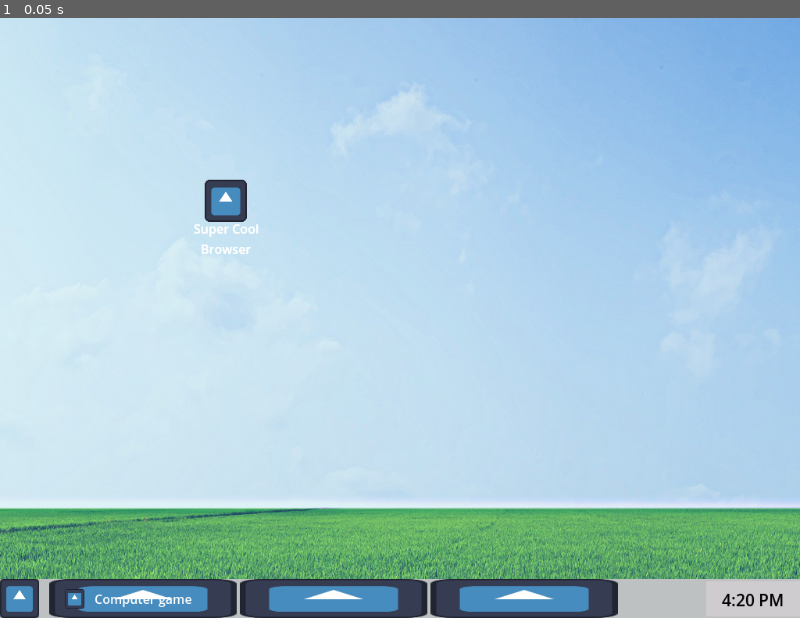
Above: before the commit, frame 1.
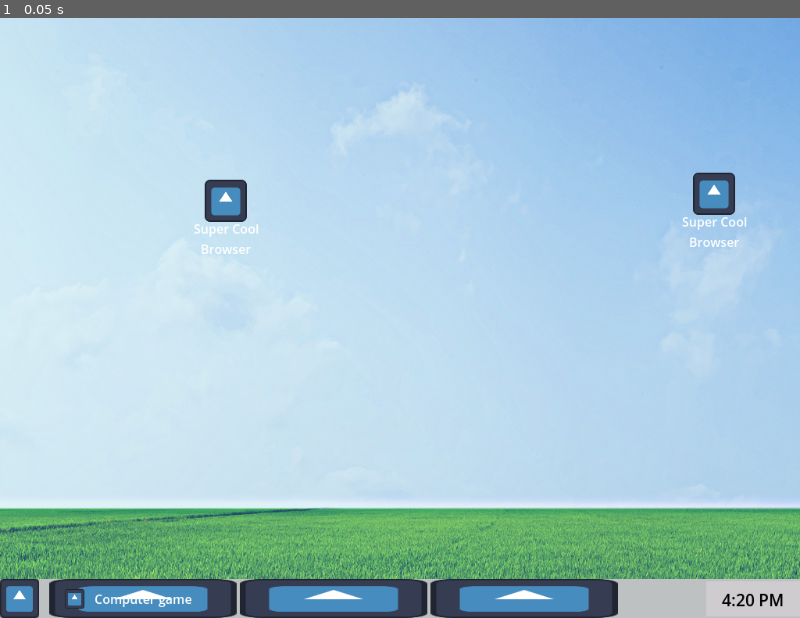
Above: after the commit, the same moment.

Repository: doneganmicah/PirateSoftwareGameJam2025-17
Game: Godot game, scene res://Scenes/DesktopScene.tscn
Two runs of this game, one before a commit and one after it. Both use one fixed random seed, a clock stepped at 60 frames per second and the inputs below. The project has no main scene, so this scene is started directly. The engine's default icon, where the game draws it, is replaced by a stand-in: a white triangle on a blue panel in a dark square.
Inputs:
- Up to frame 1 (0.05 s): no input

The runs differ from the first frame. In frame 1, 0.5% of the frame differs, in the area x 25-94%, y 25-39%.

Commit message:
Alyssa's first commit
moved an icon to the right

Diff:
--- a/Scenes/DesktopScene.tscn
+++ b/Scenes/DesktopScene.tscn
@@ -36,10 +36,10 @@
 
 [node name="TestApp" type="Control" parent="VerticalScreenSpaceLayout/Desktop"]
 anchors_preset = 0
-offset_left = 289.0
-offset_top = 230.0
-offset_right = 329.0
-offset_bottom = 270.0
+offset_left = 914.0
+offset_top = 221.0
+offset_right = 954.0
+offset_bottom = 261.0
 
 [node name="Icon" type="Sprite2D" parent="VerticalScreenSpaceLayout/Desktop/TestApp"]
 scale = Vector2(0.421115, 0.421115)
Not shown: 1 places in Scenes/DesktopScene.tscn that only renumber resources
